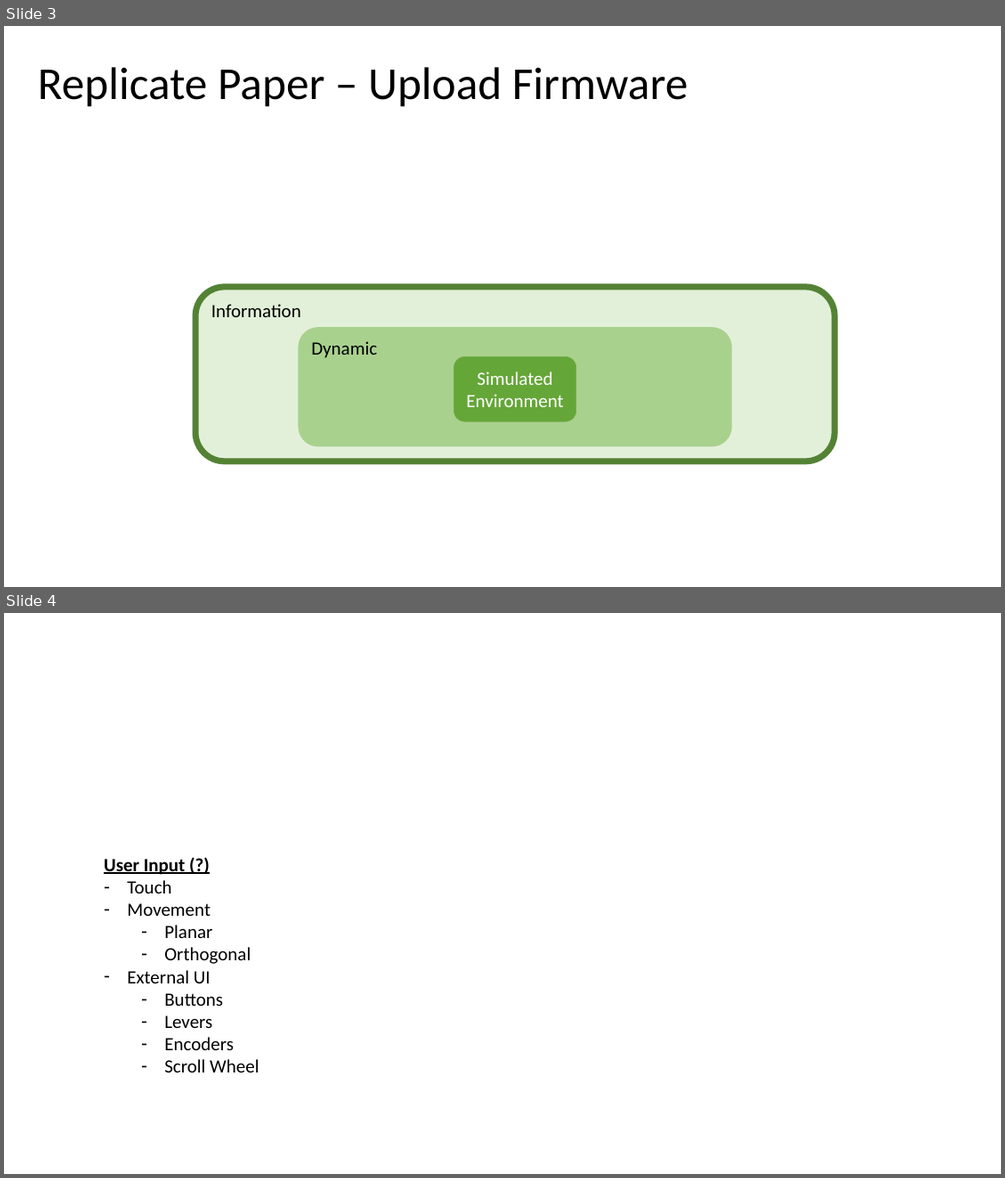
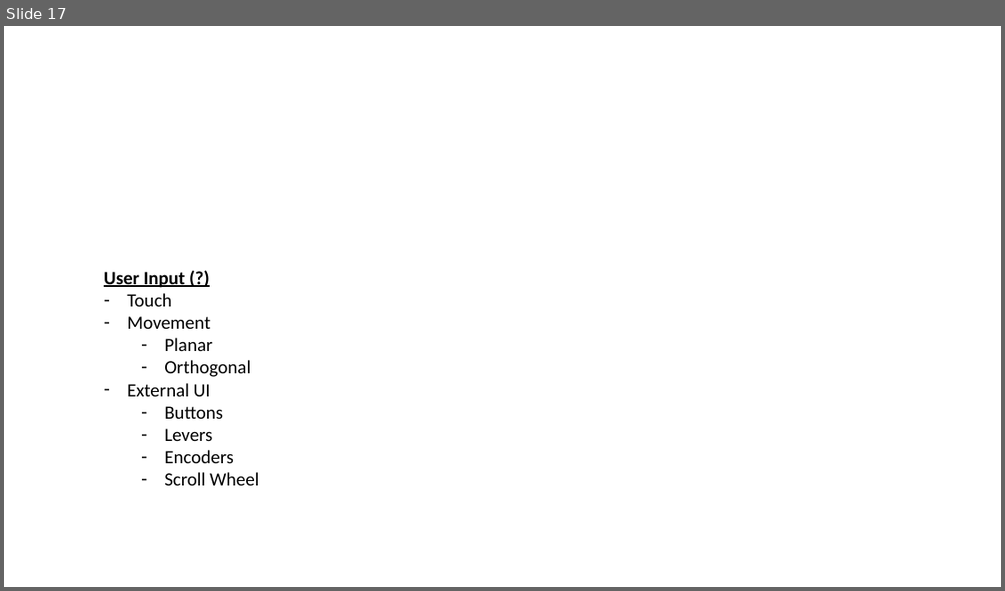
Before and after one commit to DefaultGit/Zooids, a slide deck: Documents/Structure.pptx. Shown one above the other, each under a label of ours: slides 3 and 4 before the commit, slide 17 after it. The pictures are 1005x1178 and 1005x591 pixels, drawn with LibreOffice and Linux fonts; fonts in the diff are those of the drawing. Boxes give left, top, right and bottom in pixels: in the first picture for what was removed or moved away, otherwise in the second. Text is boxed around its words. In the diff, an @@ line names an element or a change of style, - is before the commit and + after.

```diff
--- a/Documents/Structure.pptx
+++ b/Documents/Structure.pptx
@@ slide 3 removed at [4, 26, 1001, 587], background #FFFFFF @@
@@ title removed at [38, 67, 688, 107] @@
-Replicate Paper – Upload Firmware
@@ rounded rectangle removed at [195, 287, 834, 461] @@
-Information
@@ rounded rectangle removed at [298, 328, 732, 447] @@
-Dynamic
@@ rounded rectangle removed at [454, 356, 576, 421] @@
-Simulated Environment
@@ what was slide 4 is now slide 17 @@
```
Also in this commit, not shown: 1 slide changed, 14 slides added.
